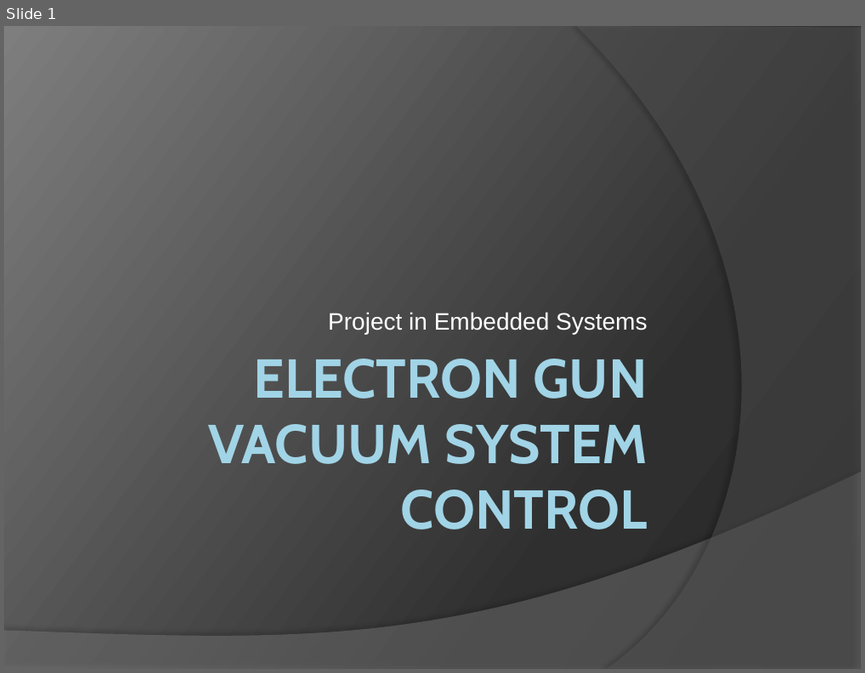
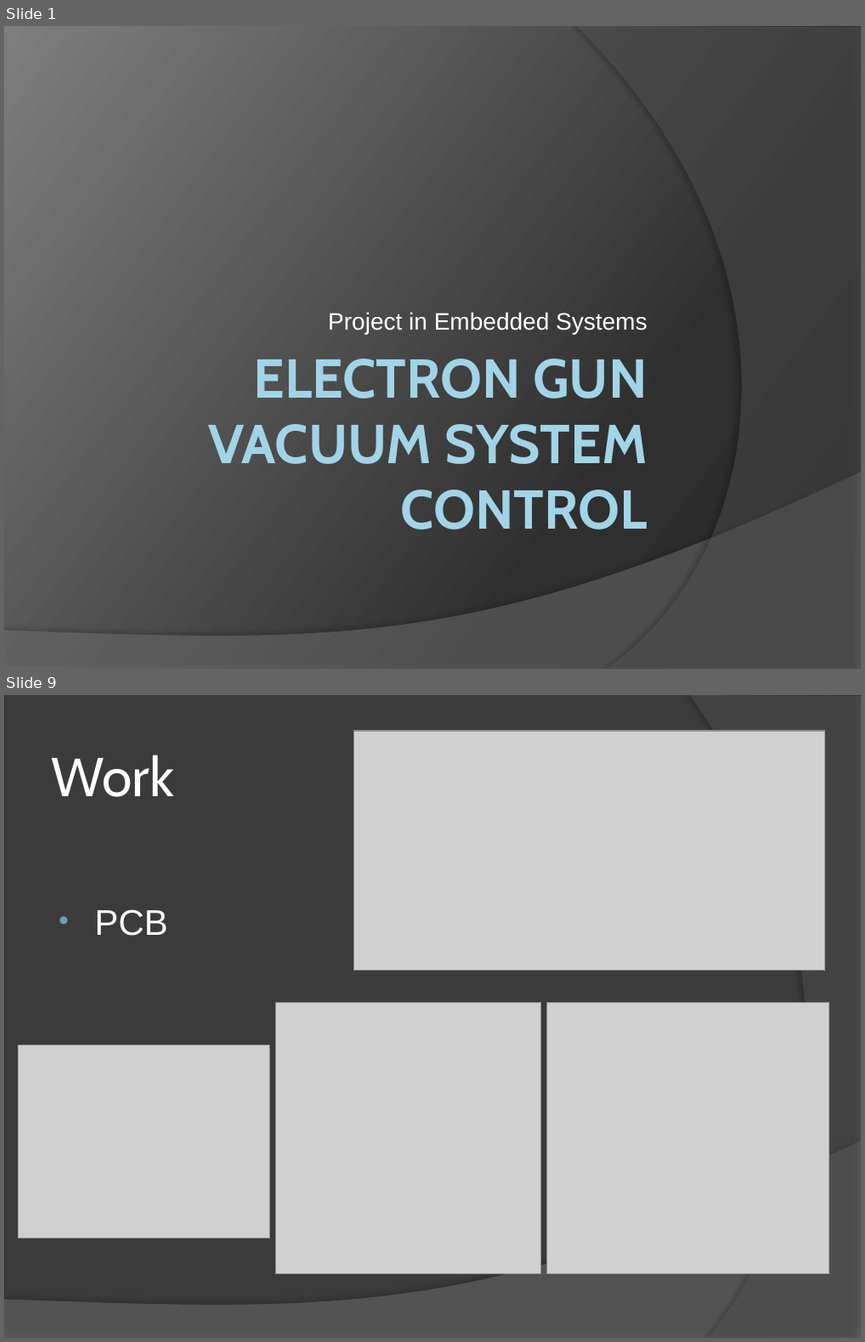
Before and after one commit to Simmz64/EmbeddedProject, a slide deck: SimonGollbo_EmbeddedProject_Final.pptx. Shown one above the other, each under a label of ours: slide 1 before the commit, slides 1 and 9 after it; the slides between them are not shown. The pictures are 865x673 and 865x1342 pixels, drawn with LibreOffice and Linux fonts; fonts in the diff are those of the drawing; grey boxes stand for pictures. Boxes give left, top, right and bottom in pixels: in the first picture for what was removed or moved away, otherwise in the second. Text is boxed around its words. In the diff, an @@ line names an element or a change of style, - is before the commit and + after.

```diff
--- a/SimonGollbo_EmbeddedProject_Final.pptx
+++ b/SimonGollbo_EmbeddedProject_Final.pptx
@@ slide 9 added at (4, 695, 861, 1338), background #3B3B3B; not listed: 1 template element that a slide beside it also shows @@
@@ freeform shape added at (689, 695, 861, 1338), fill #5E5E5E at 40% opacity @@
@@ picture added at (353, 731, 825, 971) @@
@@ title added at (51, 755, 174, 797), 46 pt, text #FFFFFF @@
+Work
@@ text added at (95, 909, 168, 936), 30 pt, text #FFFFFF @@
+• PCB
@@ picture added at (276, 1002, 541, 1273) @@
@@ picture added at (546, 1002, 829, 1273) @@
@@ picture added at (18, 1044, 269, 1237) @@
```
Also in this commit, not shown: 6 slides changed, 5 other slides added.
